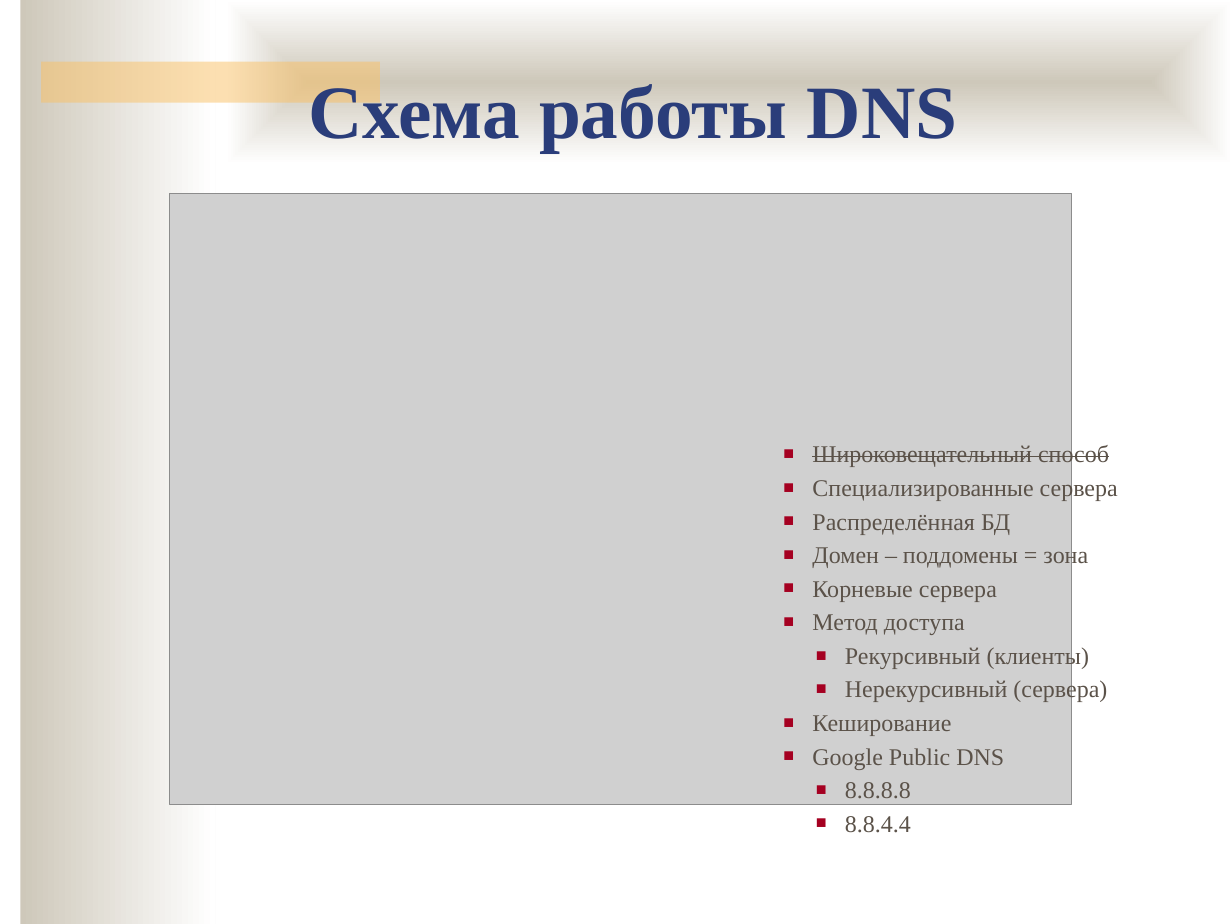
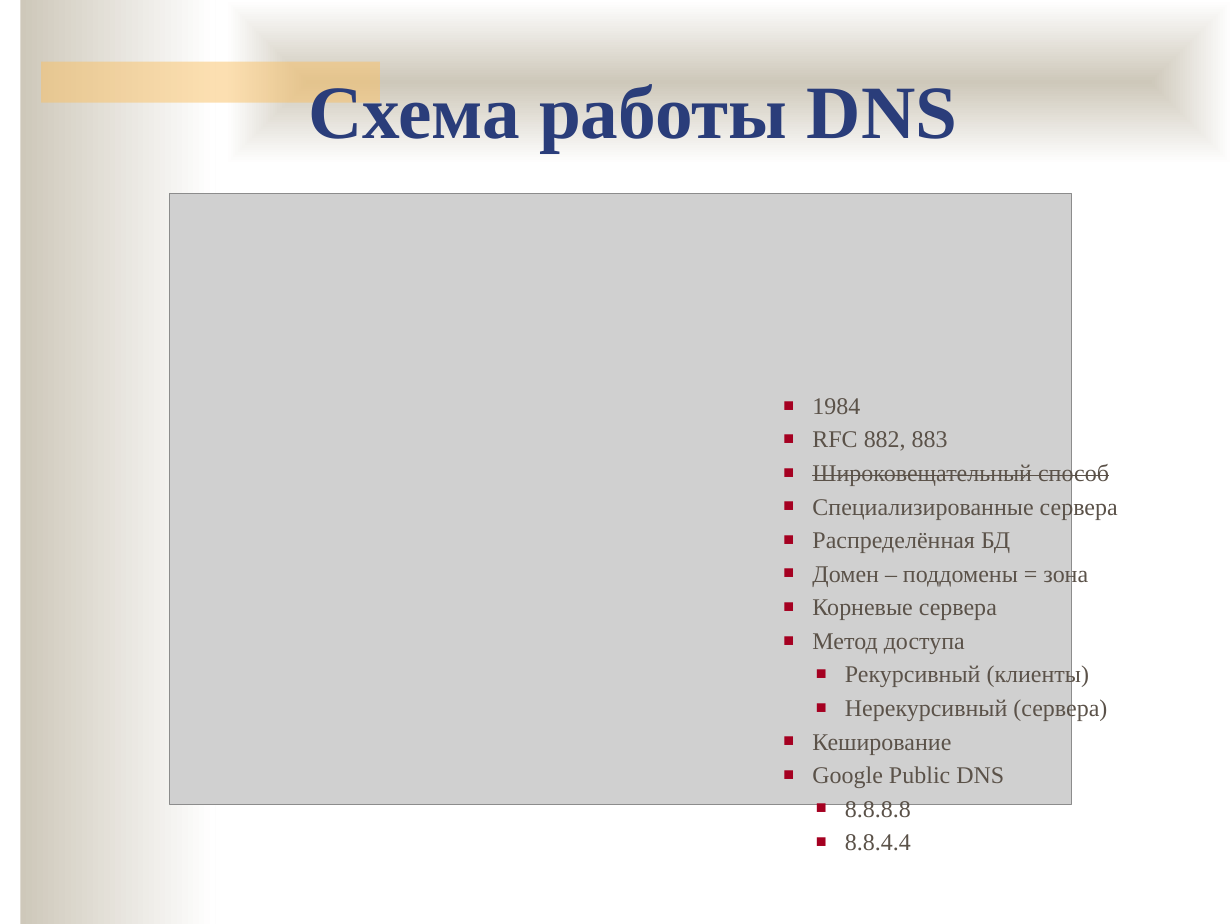
Before and after one commit to ukoloff/nets, a slide deck: slide 4 of lecture/14.pptx. Drawn at 1232x924 pixels with LibreOffice and Linux fonts; fonts in the diff are those of the drawing; grey boxes stand for pictures; background and template pictures are left out. Boxes give left, top, right and bottom in pixels: in the first picture for what was removed or moved away, otherwise in the second. Text is boxed around its words. In the diff, an @@ line names an element or a change of style, - is before the commit and + after.

```diff
--- a/lecture/14.pptx
+++ b/lecture/14.pptx
@@ text "1984" moved from (x1=812, y1=444, x2=1118, y2=833) to (x1=812, y1=398, x2=1118, y2=851) @@
@@ text at (x1=812, y1=398, x2=948, y2=451): paragraphs added @@
+■ 1984
+■ RFC 882, 883
```
Also in this commit, not shown: 14 slides added.
